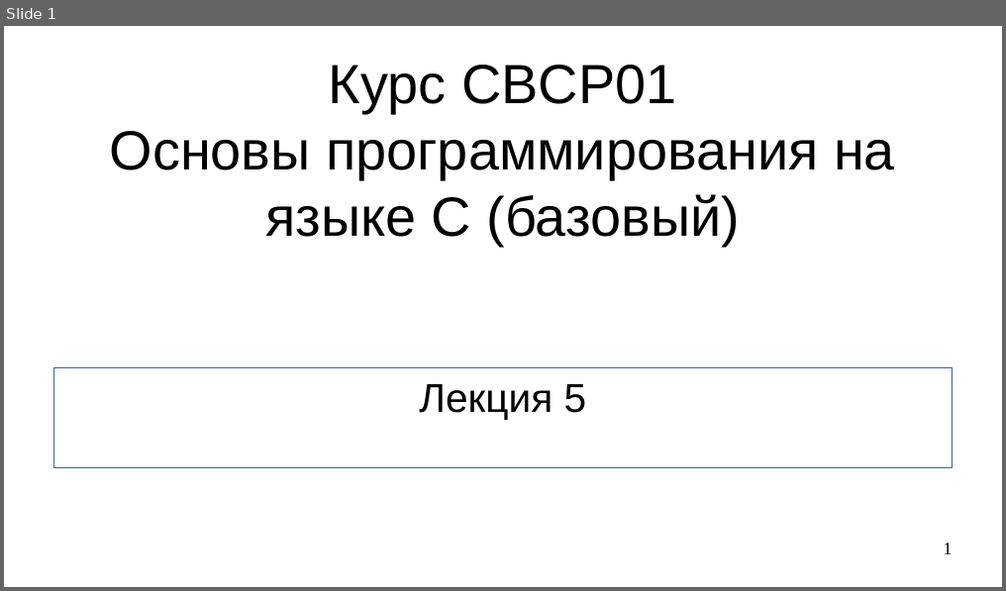
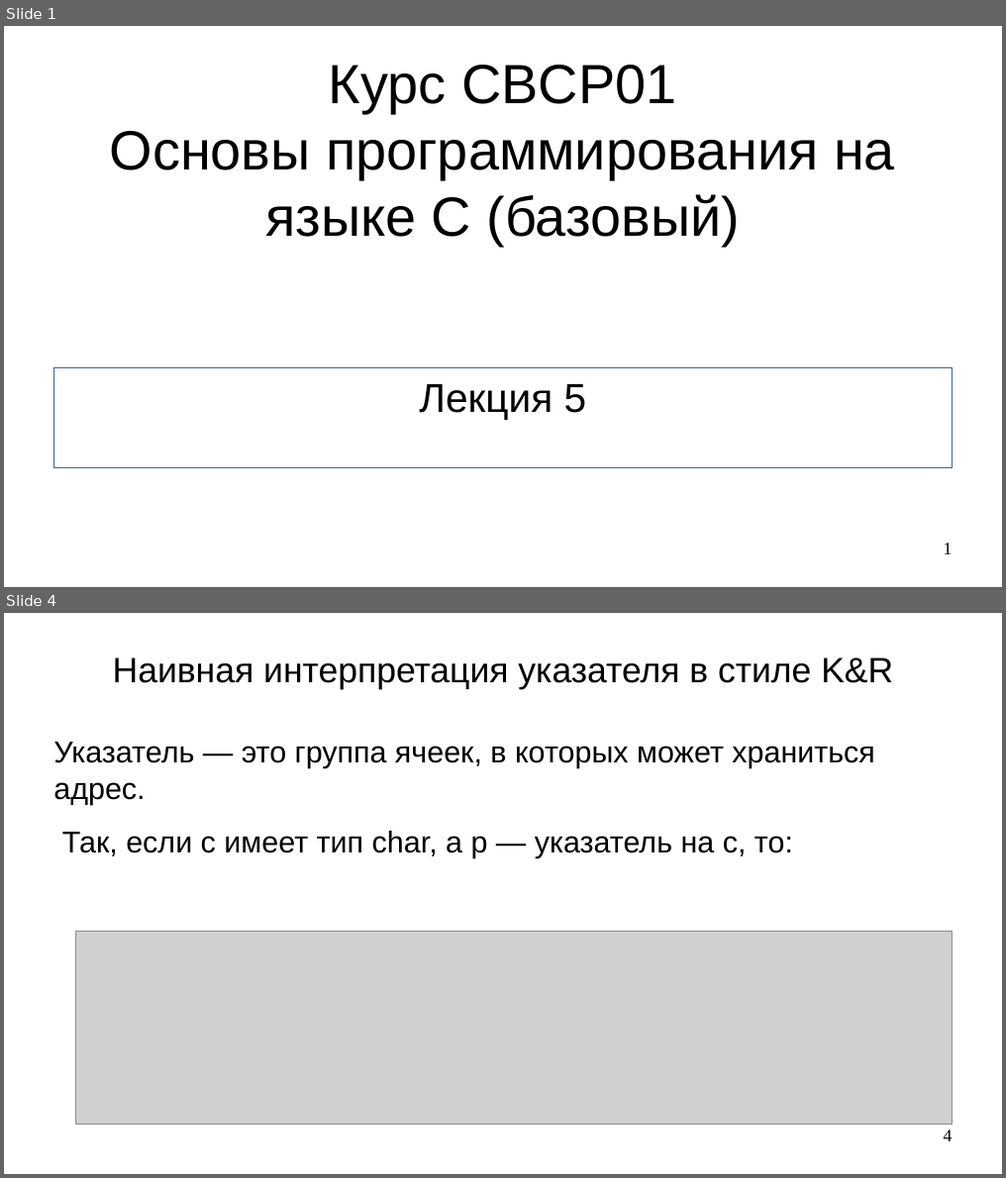
Before and after one commit to steelcraft/stud-lab, a slide deck: Лекции/CBCP01#L5.odp. Shown one above the other, each under a label of ours: slide 1 before the commit, slides 1 and 4 after it; the slides between them are not shown. The pictures are 1006x591 and 1006x1178 pixels, drawn with LibreOffice and Linux fonts; fonts in the diff are those of the drawing; grey boxes stand for pictures. Boxes give left, top, right and bottom in pixels: in the first picture for what was removed or moved away, otherwise in the second. Text is boxed around its words. In the diff, an @@ line names an element or a change of style, - is before the commit and + after.

```diff
--- a/Лекции/CBCP01#L5.odp
+++ b/Лекции/CBCP01#L5.odp
@@ slide 4 added at (4,613,1002,1174), background #FFFFFF @@
@@ title added at (113,658,893,689), 28 pt, text #000000 @@
+Наивная интерпретация указателя в стиле K&R
@@ text added at (54,742,875,859), 24 pt, text #000000 @@
+Указатель — это группа ячеек, в которых может храниться адрес.
+Так, если с имеет тип char, а р — указатель на с, то:
@@ picture added at (75,931,952,1125) @@
@@ page number added at (944,1130,952,1142), 14 pt, text #000000 @@
+4
```
Also in this commit, not shown: 17 other slides added.
